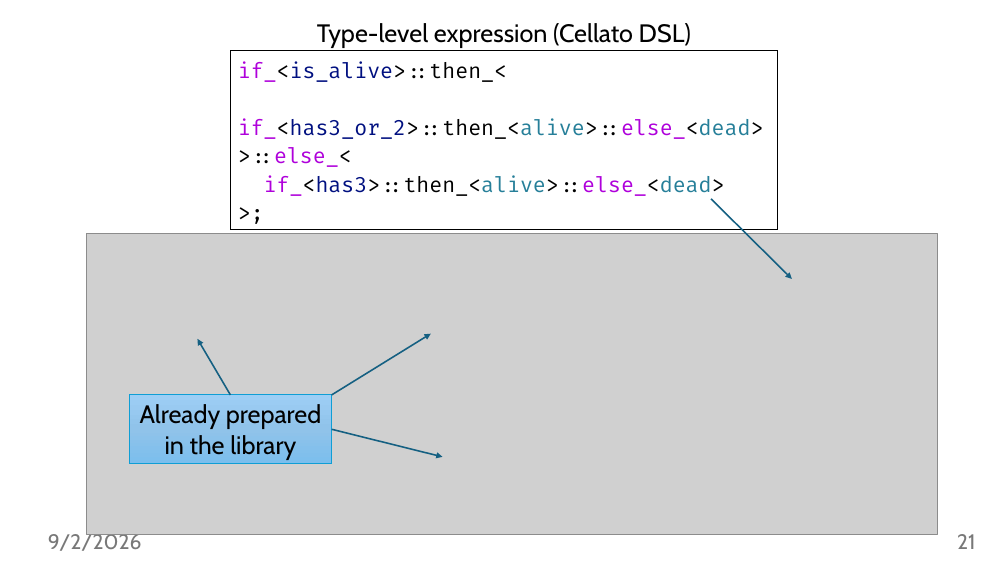
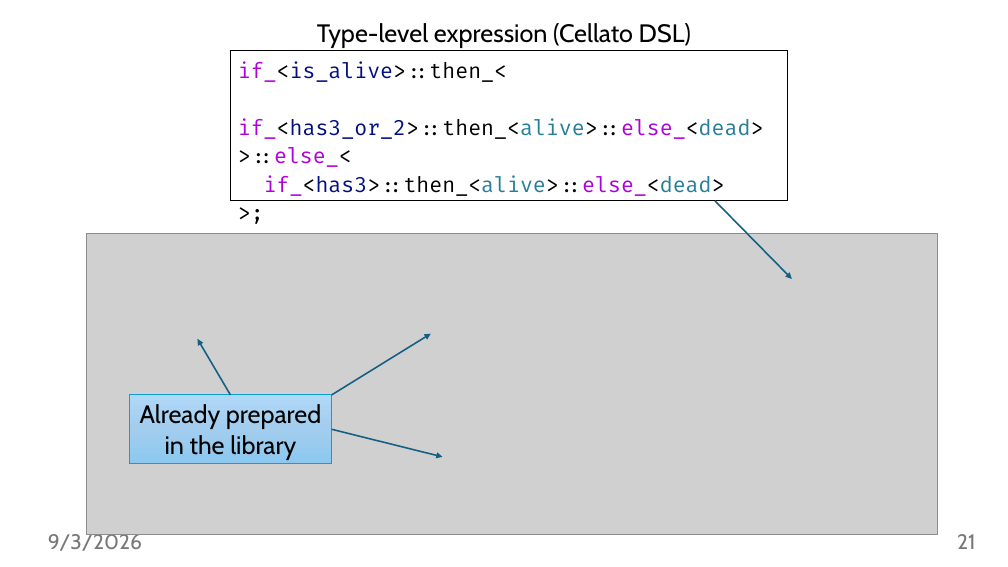
Before and after one commit to jiriklepl/phd-thesis, a slide deck: slide 21 of slides/Optimizing Memory Layouts and Traversal Orders in High-Performance Computing.pptx. Drawn at 1008x567 pixels with LibreOffice and Linux fonts; fonts in the diff are those of the drawing; grey boxes stand for pictures. Boxes give left, top, right and bottom in pixels: in the first picture for what was removed or moved away, otherwise in the second. Text is boxed around its words. In the diff, an @@ line names an element or a change of style, - is before the commit and + after.

```diff
--- a/slides/Optimizing Memory Layouts and Traversal Orders in High-Performance Computing.pptx
+++ b/slides/Optimizing Memory Layouts and Traversal Orders in High-Performance Computing.pptx
@@ rectangle "if_<is_alive>::then_<": place and size @@
-rectangle "if_<is_alive>::then_<" at <box>231,51,778,230</box>
+rectangle "if_<is_alive>::then_<" at <box>231,51,788,201</box>
@@ arrow moved from (712, 199) - (792, 279) to (715, 201) - (792, 279) @@
@@ rectangle "Already prepared in the library" at <box>129,395,332,464</box>: fill gradient #9ECFF5 to #90C4EB to #7CBEED to gradient #AFD8F7 to #A2CDEE to #8CC8F0 @@
@@ text at <box>48,531,142,551</box>: text changed @@
-9/2/2026
+9/3/2026
```
Also in this commit, not shown: 41 other slides changed.
